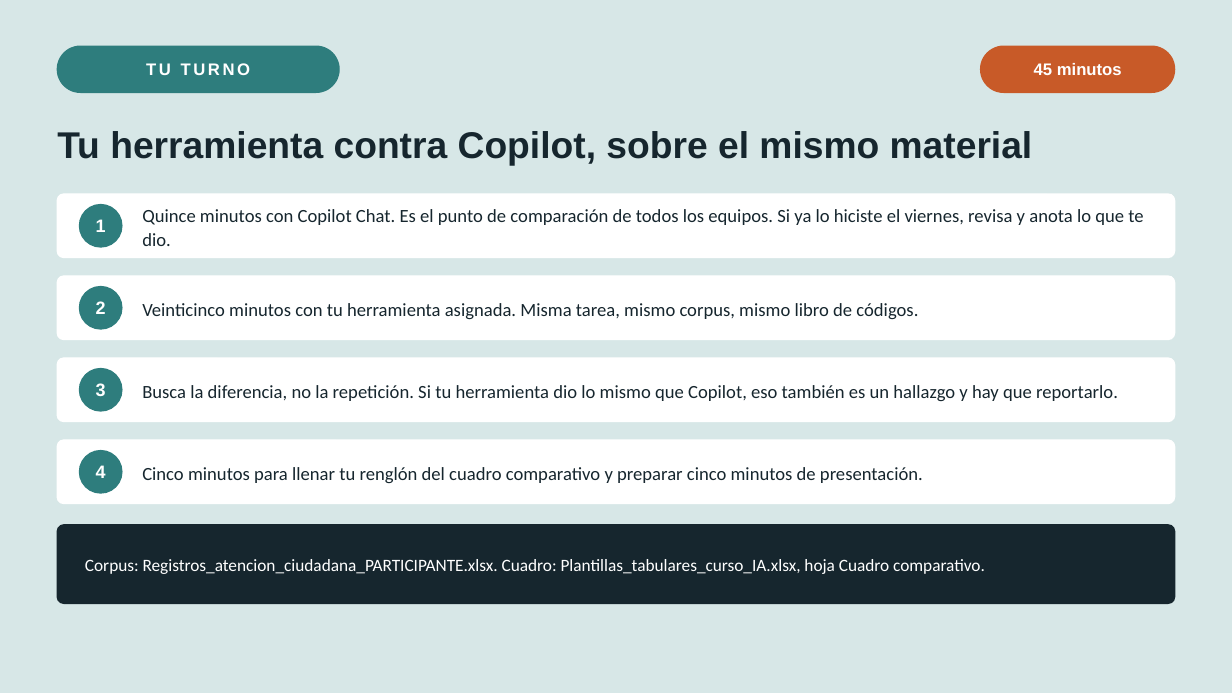
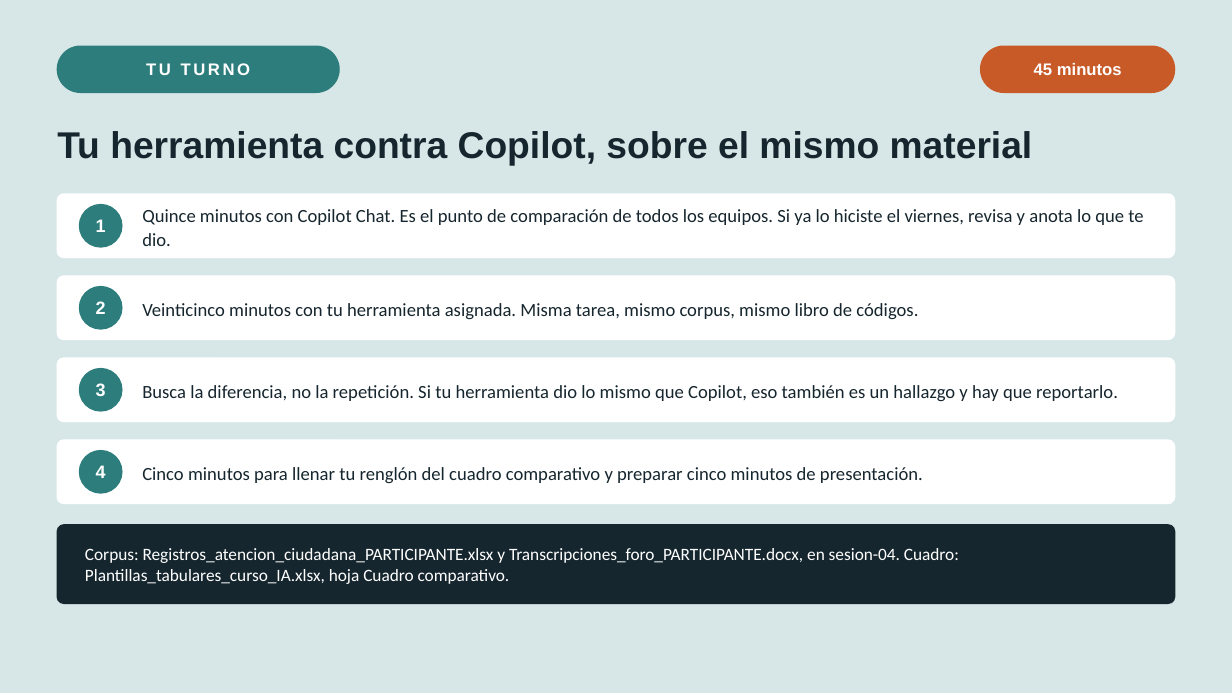
Before and after one commit to marvtrejo/curso-inegi-gen-ai, a slide deck: slide 10 of sesion-05/Sesion_05_Ecosistema_Herramientas.pptx. Drawn at 1232x693 pixels with LibreOffice and Linux fonts; fonts in the diff are those of the drawing. Boxes give left, top, right and bottom in pixels: in the first picture for what was removed or moved away, otherwise in the second. Text is boxed around its words. In the diff, an @@ line names an element or a change of style, - is before the commit and + after.

```diff
--- a/sesion-05/Sesion_05_Ecosistema_Herramientas.pptx
+++ b/sesion-05/Sesion_05_Ecosistema_Herramientas.pptx
@@ text at (85,548,959,584): text changed @@
-Corpus: Registros_atencion_ciudadana_PARTICIPANTE.xlsx. Cuadro: Plantillas_tabulares_curso_IA.xlsx, hoja Cuadro comparativo.
+Corpus: Registros_atencion_ciudadana_PARTICIPANTE.xlsx y Transcripciones_foro_PARTICIPANTE.docx, en sesion-04. Cuadro: Plantillas_tabulares_curso_IA.xlsx, hoja Cuadro comparativo.
```
Also in this commit, not shown: 4 other files.
